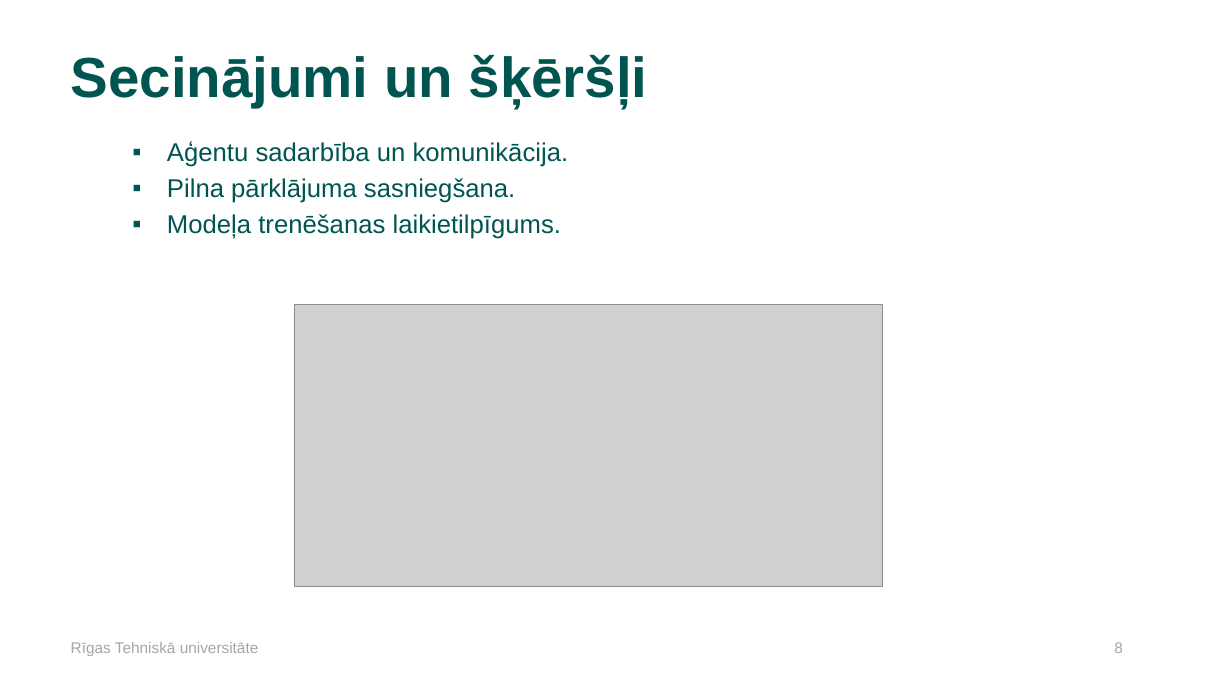
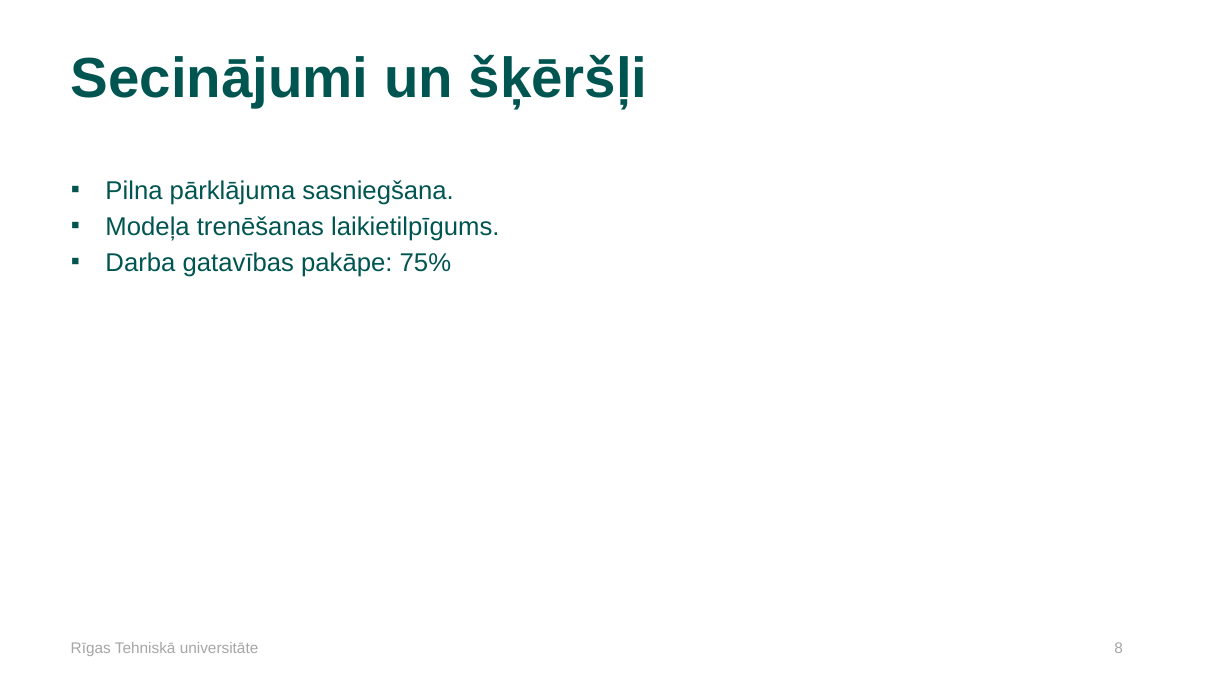
Before and after one commit to daladno19/Thesis-simulation, a slide deck: slide 8 of Misc/bakalaura_darbs.pptx. Drawn at 1232x693 pixels with LibreOffice and Linux fonts; fonts in the diff are those of the drawing; grey boxes stand for pictures; background and template pictures are left out. Boxes give left, top, right and bottom in pixels: in the first picture for what was removed or moved away, otherwise in the second. Text is boxed around its words. In the diff, an @@ line names an element or a change of style, - is before the commit and + after.

```diff
--- a/Misc/bakalaura_darbs.pptx
+++ b/Misc/bakalaura_darbs.pptx
@@ text removed at [167,141,569,239] @@
-▪ Aģentu sadarbība un komunikācija.
-▪ Pilna pārklājuma sasniegšana.
-▪ Modeļa trenēšanas laikietilpīgums.
@@ text added at [105,180,499,277], 20 pt, text #005551 @@
+▪ Pilna pārklājuma sasniegšana.
+▪ Modeļa trenēšanas laikietilpīgums.
+▪ Darba gatavības pakāpe: 75%
@@ picture removed at [295,305,884,587] @@
```
Also in this commit, not shown: 2 other slides changed.
